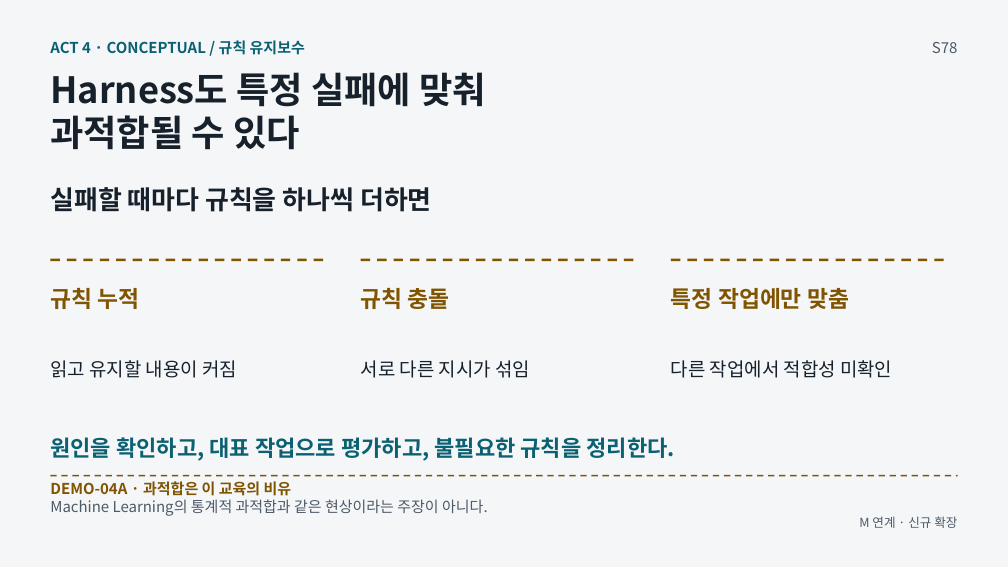
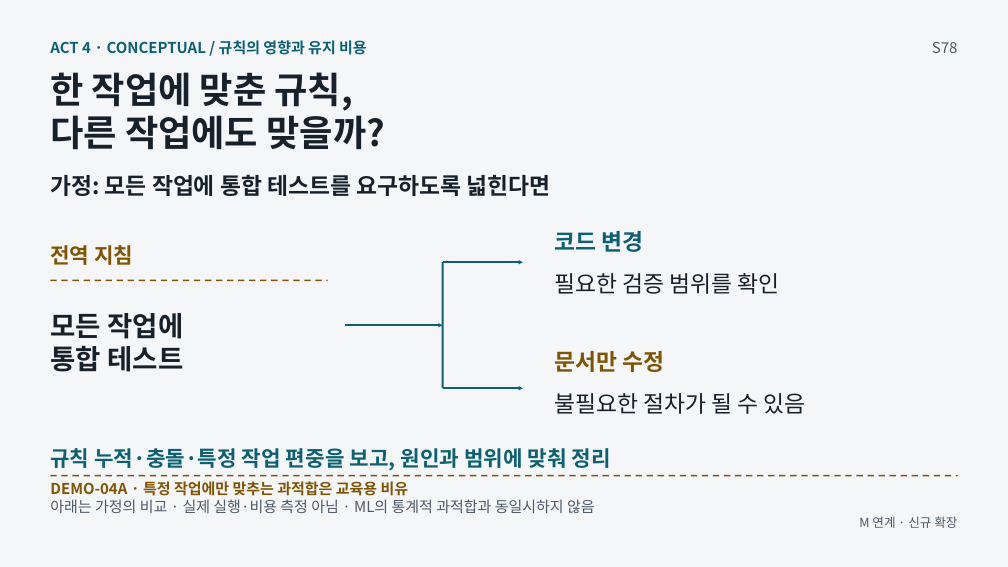
Before and after one commit to GideokKim/ai-dev-training, a slide deck: slide 78 of production/AI_Dev_Training_Full.pptx. Drawn at 1008x567 pixels with LibreOffice and Linux fonts; fonts in the diff are those of the drawing. Boxes give left, top, right and bottom in pixels: in the first picture for what was removed or moved away, otherwise in the second. Text is boxed around its words. In the diff, an @@ line names an element or a change of style, - is before the commit and + after.

```diff
--- a/production/AI_Dev_Training_Full.pptx
+++ b/production/AI_Dev_Training_Full.pptx
@@ text at (50, 40, 367, 55): text changed @@
-ACT 4 · CONCEPTUAL / 규칙 유지보수
+ACT 4 · CONCEPTUAL / 규칙의 영향과 유지 비용
@@ text at (50, 72, 384, 150): text changed @@
-Harness도 특정 실패에 맞춰
-과적합될 수 있다
+한 작업에 맞춘 규칙,
+다른 작업에도 맞을까?
@@ text added at (50, 174, 550, 196), 21.8 pt, text #17212B, bold @@
+가정: 모든 작업에 통합 테스트를 요구하도록 넓힌다면
@@ text removed at (50, 187, 432, 212) @@
-실패할 때마다 규칙을 하나씩 더하면
@@ text added at (554, 231, 644, 252), 21.8 pt, text #0B6172, bold @@
+코드 변경
@@ text added at (50, 245, 133, 265), 20.2 pt, text #805400, bold @@
+전역 지침
@@ line removed from (361, 260) to (637, 260) @@
@@ line added from (442, 262) to (442, 389), #0B6172 1.88 pt @@
@@ arrow added from (442, 262) to (523, 262), #0B6172 1.88 pt @@
@@ line removed from (671, 260) to (947, 260) @@
@@ text removed at (50, 288, 139, 309) @@
-규칙 누적
@@ line moved from (51, 260) - (326, 260) to (51, 281) - (327, 281) @@
@@ line (51, 281) - (327, 281): stroke #805400 2.25 pt dashed to #805400 1.5 pt dashed @@
@@ text removed at (361, 288, 450, 309) @@
-규칙 충돌
@@ text added at (554, 273, 779, 294), 21.8 pt, text #17212B @@
+필요한 검증 범위를 확인
@@ text removed at (671, 288, 849, 309) @@
-특정 작업에만 맞춤
@@ text added at (50, 313, 183, 372), 26.2 pt, text #17212B, bold @@
+모든 작업에
+통합 테스트
@@ arrow added from (345, 325) to (442, 325), #0B6172 1.88 pt @@
@@ text added at (554, 351, 665, 372), 21.8 pt, text #805400, bold @@
+문서만 수정
@@ text removed at (50, 360, 237, 378) @@
-읽고 유지할 내용이 커짐
@@ text removed at (361, 360, 530, 378) @@
-서로 다른 지시가 섞임
@@ arrow added from (442, 389) to (523, 389), #0B6172 1.88 pt @@
@@ text removed at (671, 360, 892, 378) @@
-다른 작업에서 적합성 미확인
@@ text added at (554, 393, 806, 414), 21.8 pt, text #17212B @@
+불필요한 절차가 될 수 있음
@@ text removed at (50, 437, 675, 461) @@
-원인을 확인하고, 대표 작업으로 평가하고, 불필요한 규칙을 정리한다.
@@ text added at (50, 448, 611, 471), 20.2 pt, text #0B6172, bold @@
+규칙 누적·충돌·특정 작업 편중을 보고, 원인과 범위에 맞춰 정리
@@ text at (50, 481, 409, 496): text changed @@
-DEMO-04A · 과적합은 이 교육의 비유
+DEMO-04A · 특정 작업에만 맞추는 과적합은 교육용 비유
@@ text at (50, 499, 595, 513): text changed @@
-Machine Learning의 통계적 과적합과 같은 현상이라는 주장이 아니다.
+아래는 가정의 비교 · 실제 실행·비용 측정 아님 · ML의 통계적 과적합과 동일시하지 않음
```
Also in this commit, not shown: 9 other slides changed, 54 other files.
